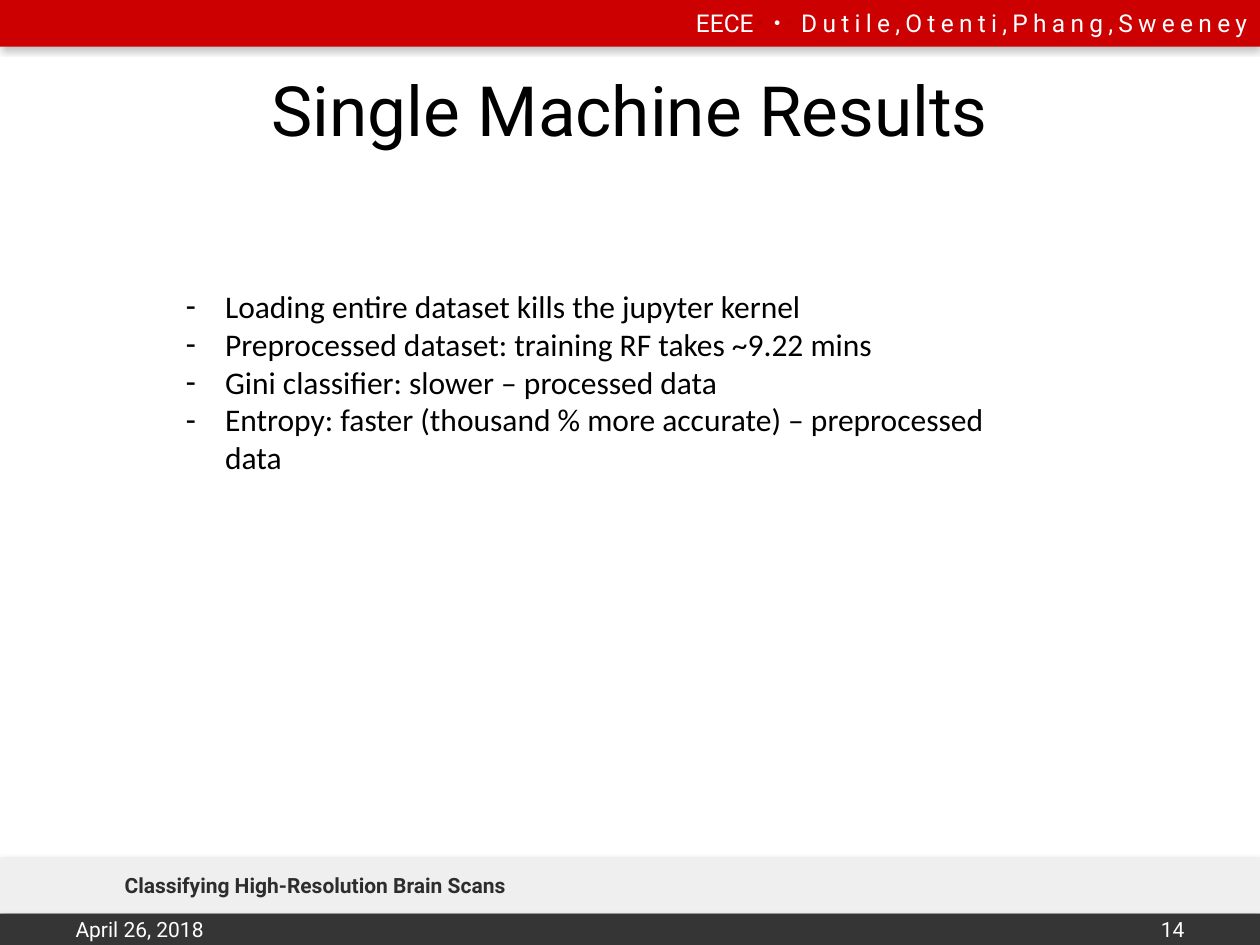
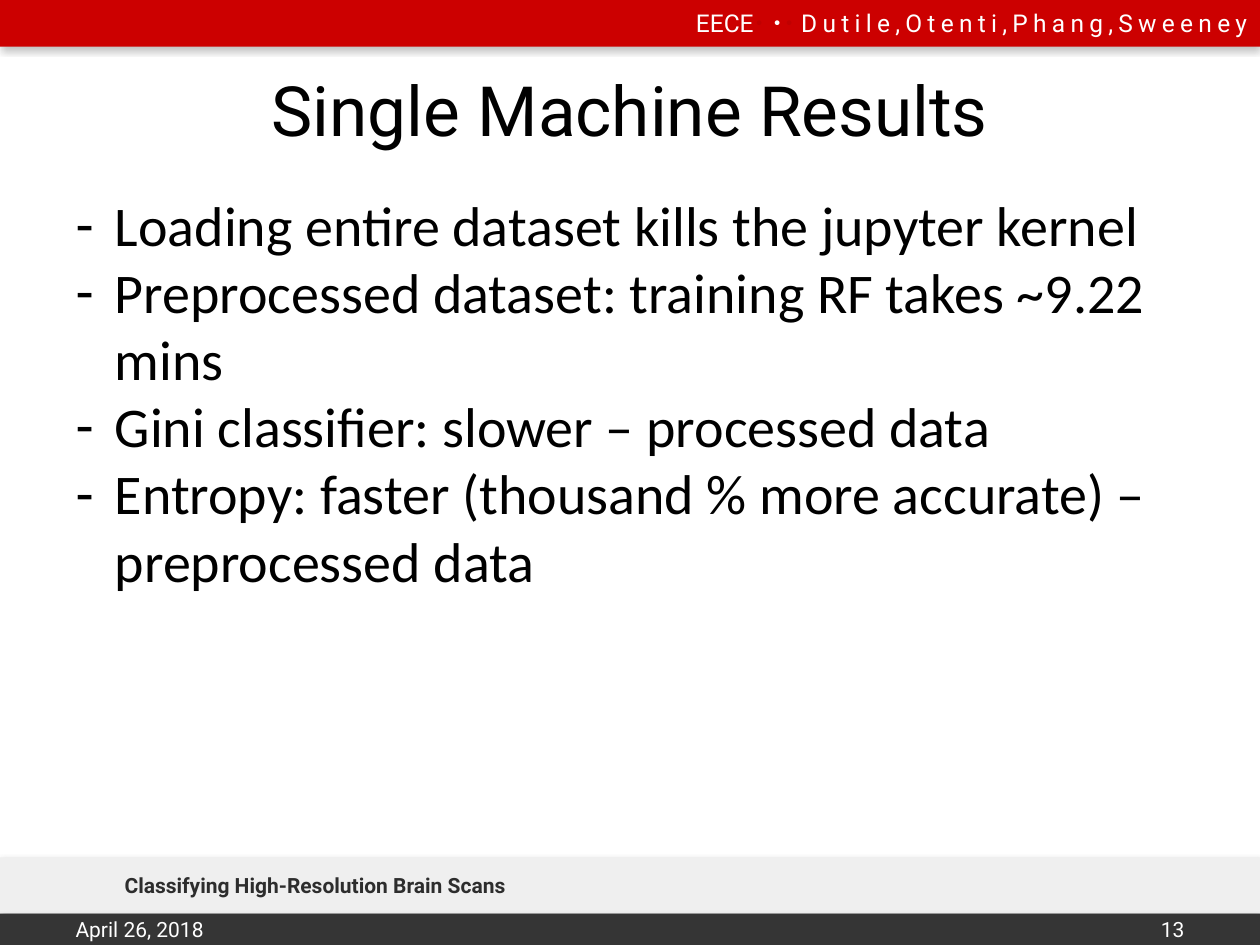
Before and after one commit to emily-jean/ml-brains, a slide deck: slide 13 of presentation/DutileOtentiPhangSweeney.pptx (slide 14 before the commit). Drawn at 1260x945 pixels with LibreOffice and Linux fonts; fonts in the diff are those of the drawing; background and template pictures are left out. Boxes give left, top, right and bottom in pixels: in the first picture for what was removed or moved away, otherwise in the second. Text is boxed around its words. In the diff, an @@ line names an element or a change of style, - is before the commit and + after.

```diff
--- a/presentation/DutileOtentiPhangSweeney.pptx
+++ b/presentation/DutileOtentiPhangSweeney.pptx
@@ text "Loading entire dataset kills the ...": place and size @@
-text "Loading entire dataset kills the ..." at [225,296,983,470]
+text "Loading entire dataset kills the ..." at [115,207,1144,591]
@@ text "Loading entire dataset kills the ..." at [115,207,1144,591]: size 18 to 32 pt @@
@@ page number at [1161,922,1185,937]: text changed @@
-14
+13
```
Also in this commit, not shown: 1 other slide changed.
